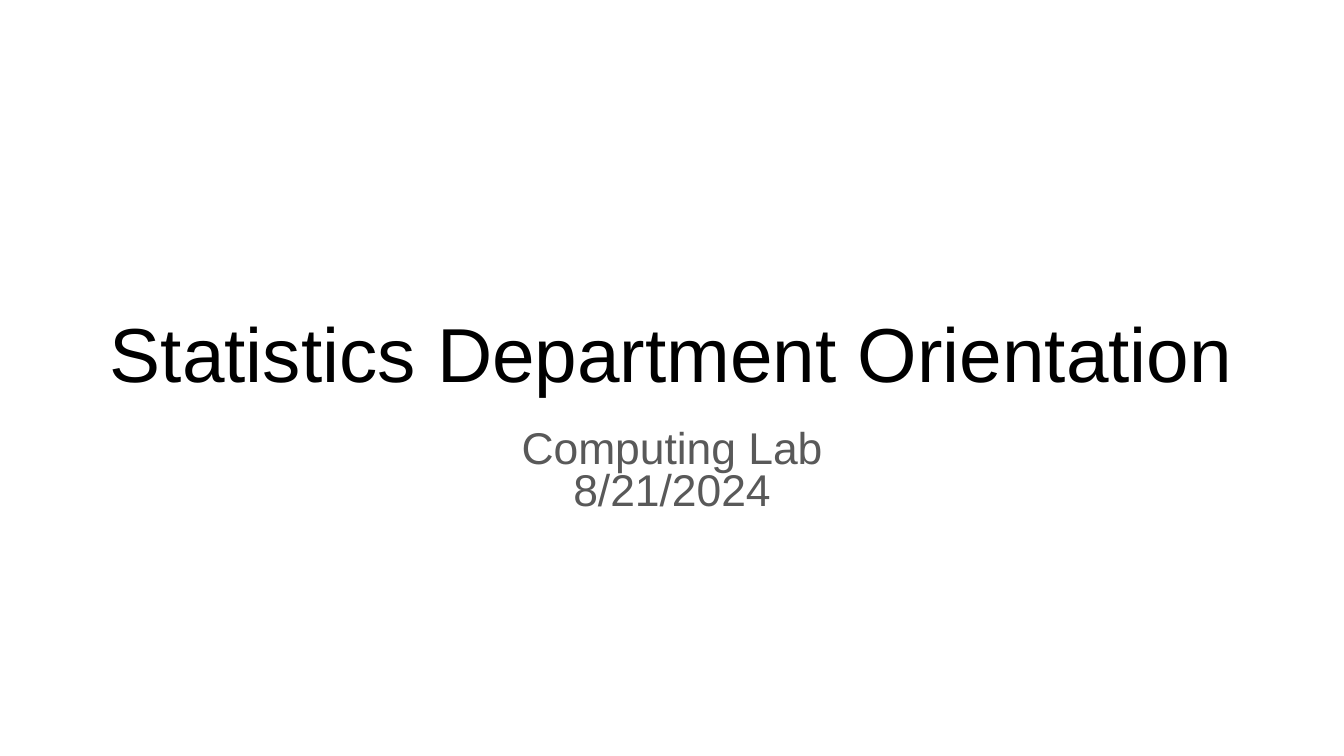
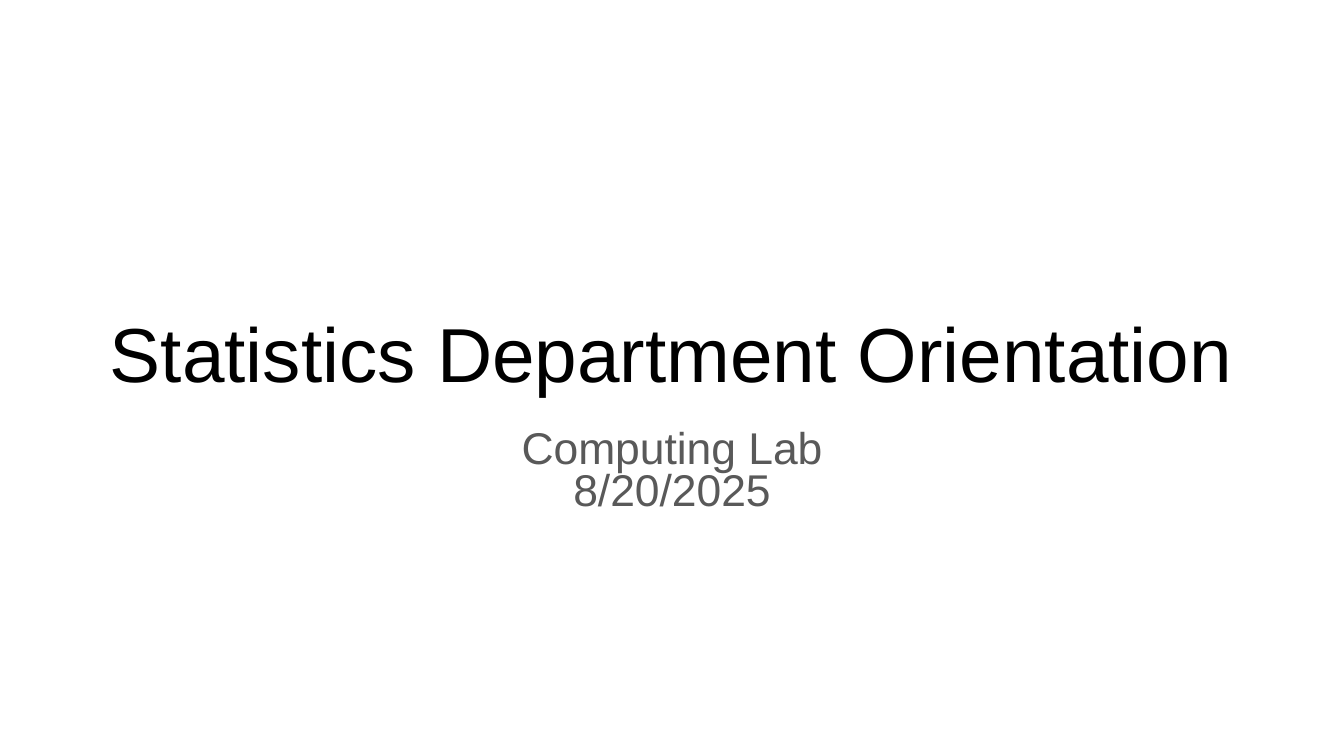
Before and after one commit to pengyang0411/Lab-Session, a slide deck: slide 1 of Stat Orientation Lab.pptx. Drawn at 1344x756 pixels with LibreOffice and Linux fonts; fonts in the diff are those of the drawing. Boxes give left, top, right and bottom in pixels: in the first picture for what was removed or moved away, otherwise in the second. Text is boxed around its words. In the diff, an @@ line names an element or a change of style, - is before the commit and + after.

Commit message:
Update the stat orientation to 2025

```diff
--- a/Stat Orientation Lab.pptx
+++ b/Stat Orientation Lab.pptx
@@ subtitle at (x1=573, y1=472, x2=770, y2=507): text changed @@
-8/21/2024
+8/20/2025
```
Also in this commit, not shown: 1 other file.
